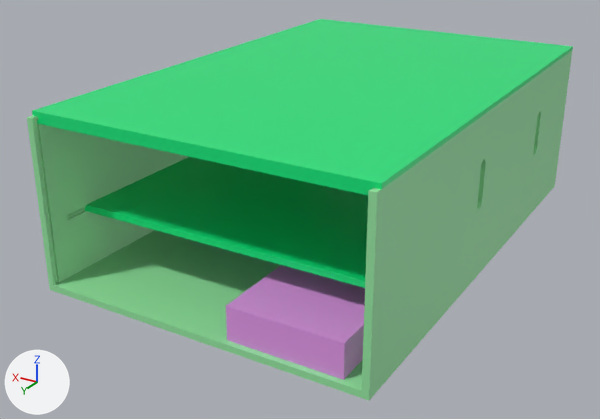
Two versions of the Blender file doc/chassis/FloppyTurm3.blend, one commit apart.
Rendered twice from a camera (50 mm lens) standing at (-0.179, 0.338, 0.152) and looking at (0.008, 0.027, -0.004). Arrows for +X, +Y and +Z are at lower left; the lights stay in place.

Objects in the first picture: 'Deckel', 'Deckel.001', 'Housing', 'diymore'.
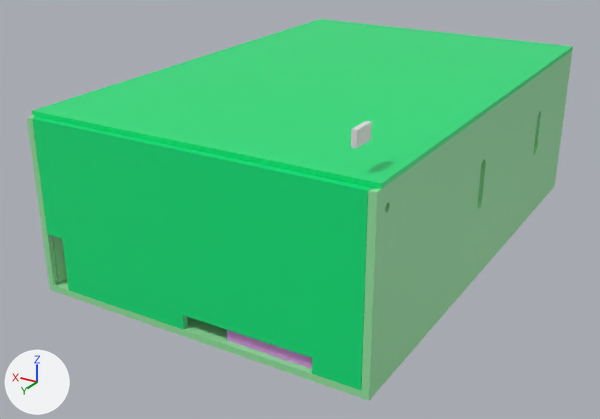
ob_cylinder_013 is not drawn itself; it is used by a modifier of ob_rückseite.
ob_cylinder_014 is not drawn itself; it is used by a modifier of ob_rückseite.

Boxes [x1, y1, x2, y2] around the edits, measured in the pictures (600 x 419 px):
'Rückseite', shown, added (green): after [33, 117, 375, 390]
'Cube.013', added: after [351, 121, 372, 148]
'Deckel.001', unchanged, covered by the edit: before [85, 157, 368, 288]
'diymore', unchanged, covered by the edit: before [226, 265, 365, 380]; after [227, 330, 312, 369]

Patch to the scene script:
```diff
--- a/doc/chassis/FloppyTurm3.blend.py
+++ b/doc/chassis/FloppyTurm3.blend.py
@@ me_cylinder_010_1 @@
+me_cylinder_010_1.from_pydata(...)  # 136 vertices, 74 faces; spans x -1.87..1.88, y -4.38..1.88, z -1.0..1.0
@@ me_cube_021 @@
+me_cube_021.from_pydata(...)  # a box spanning x -1.0..1.0, y -1.0..1.0, z -1.4..0.6
@@ ob_rückseite @@
 _m = ob_rückseite.modifiers.new('BTool_Cylinder.007', 'BOOLEAN')
 _m.object = ob_cylinder_007
-ob_rückseite.hide_set(True)
@@ ob_cylinder_014 @@
+ob_cylinder_014 = bpy.data.objects.new('Cylinder.014', me_cylinder_010_1)
+ob_cylinder_014.location = (0.055, 0.115, 0.062)
+ob_cylinder_014.rotation_euler = (0.0, 3.142, 0.0)  # degrees (0, 180, 0)
+ob_cylinder_014.scale = (0.0016, 0.0016, 0.0171)
+ob_cylinder_014.visible_camera = False
+ob_cylinder_014.visible_diffuse = False
+ob_cylinder_014.visible_glossy = False
+ob_cylinder_014.visible_transmission = False
+ob_cylinder_014.visible_shadow = False
+ob_cylinder_014.hide_render = True
@@ ob_cylinder_013 @@
+ob_cylinder_013 = bpy.data.objects.new('Cylinder.013', me_cylinder_010_1.copy())
+ob_cylinder_013.location = (0.08, 0.115, 0.048)
+ob_cylinder_013.rotation_euler = (0.0, -1.571, 0.0)  # degrees (0, -90, 0)
+ob_cylinder_013.scale = (0.0016, 0.0016, 0.0171)
+ob_cylinder_013.visible_camera = False
+ob_cylinder_013.visible_diffuse = False
+ob_cylinder_013.visible_glossy = False
+ob_cylinder_013.visible_transmission = False
+ob_cylinder_013.visible_shadow = False
+ob_cylinder_013.hide_render = True
@@ ob_cube_013 @@
+ob_cube_013 = bpy.data.objects.new('Cube.013', me_cube_021)
+ob_cube_013.location = (-0.066, 0.115, 0.07)
+ob_cube_013.rotation_euler = (-1.571, 0.0, 0.0)  # degrees (-90, 0, 0)
+ob_cube_013.scale = (0.001, 0.003, 0.005)
```
